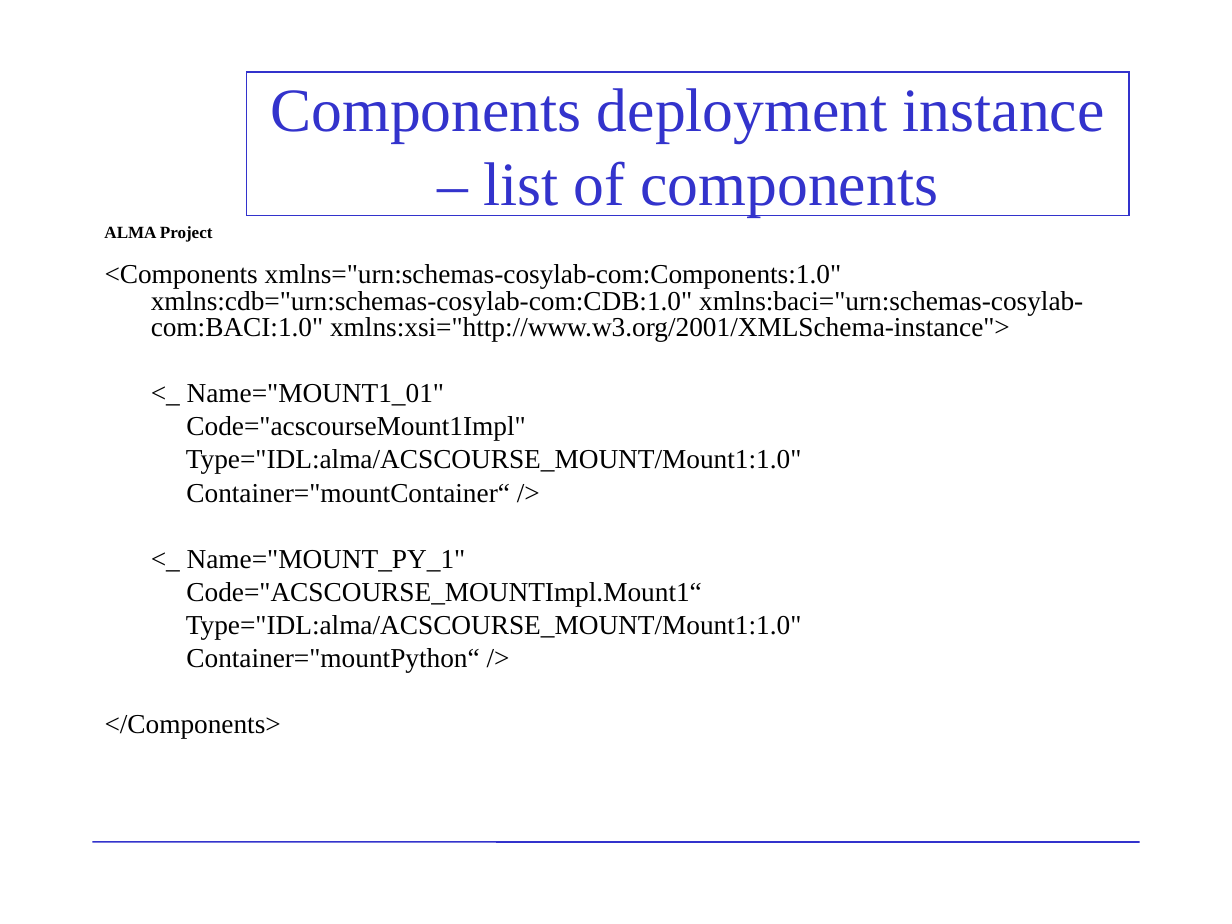
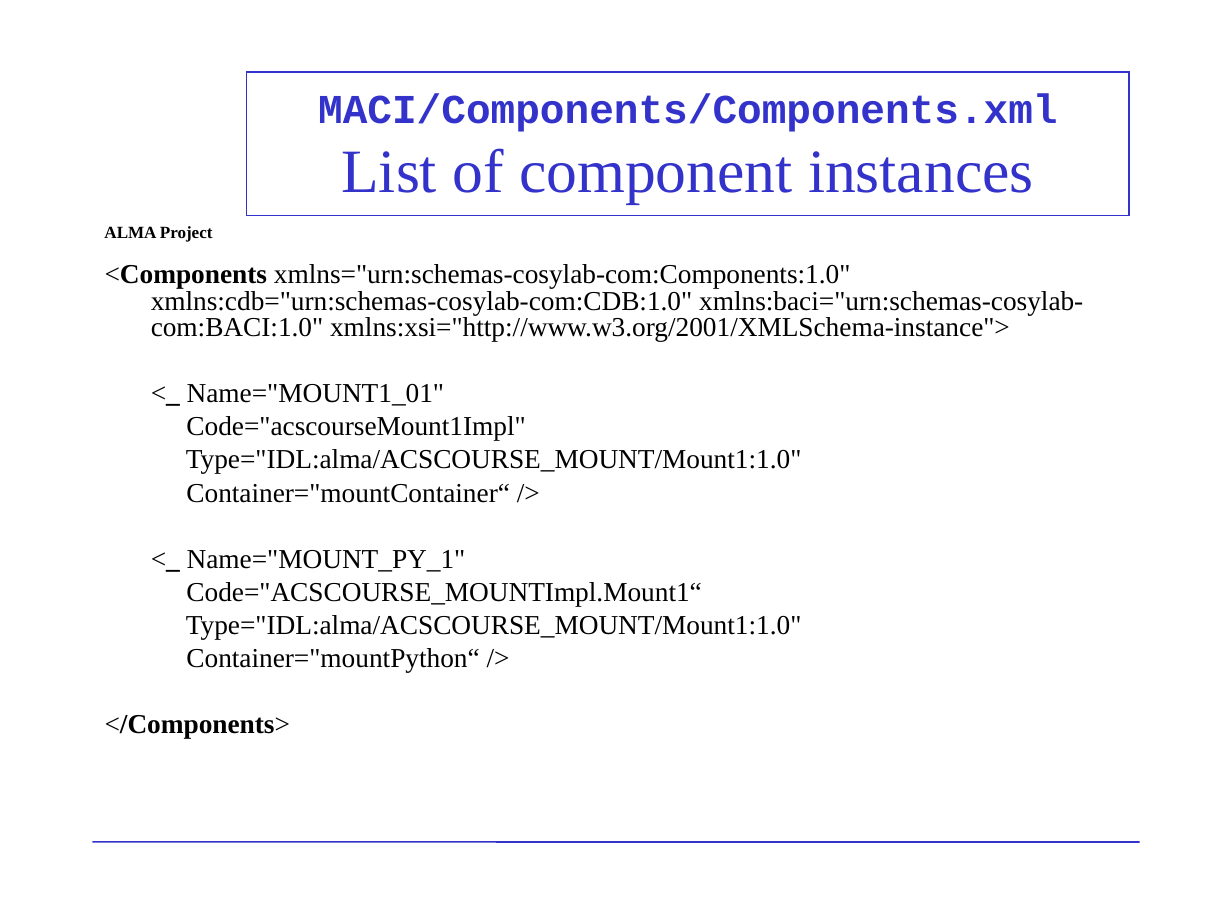
Before and after one commit to ACS-Community/ACS, a slide deck: slide 7 of Documents/ACS-Course/ACSCourse-CDB-Short.ppt (slide 6 before the commit). Drawn at 1232x924 pixels with LibreOffice and Linux fonts; fonts in the diff are those of the drawing; background and template pictures are left out. Boxes give left, top, right and bottom in pixels: in the first picture for what was removed or moved away, otherwise in the second. Text is boxed around its words. In the diff, an @@ line names an element or a change of style, - is before the commit and + after.

```diff
--- a/Documents/ACS-Course/ACSCourse-CDB-Short.ppt
+++ b/Documents/ACS-Course/ACSCourse-CDB-Short.ppt
@@ title at <box>318,93,1057,204</box>: text changed; size 36 to 24 pt; font Times New Roman to Courier New; bold on @@
-Components deployment instance – list of components
+MACI/Components/Components.xml
+List of component instances
@@ text at <box>105,264,1083,739</box>: bold on in "<Components", "<_", "<_", "</Components>" @@
```
Also in this commit, not shown: 3 other slides changed, 1 slide added.
